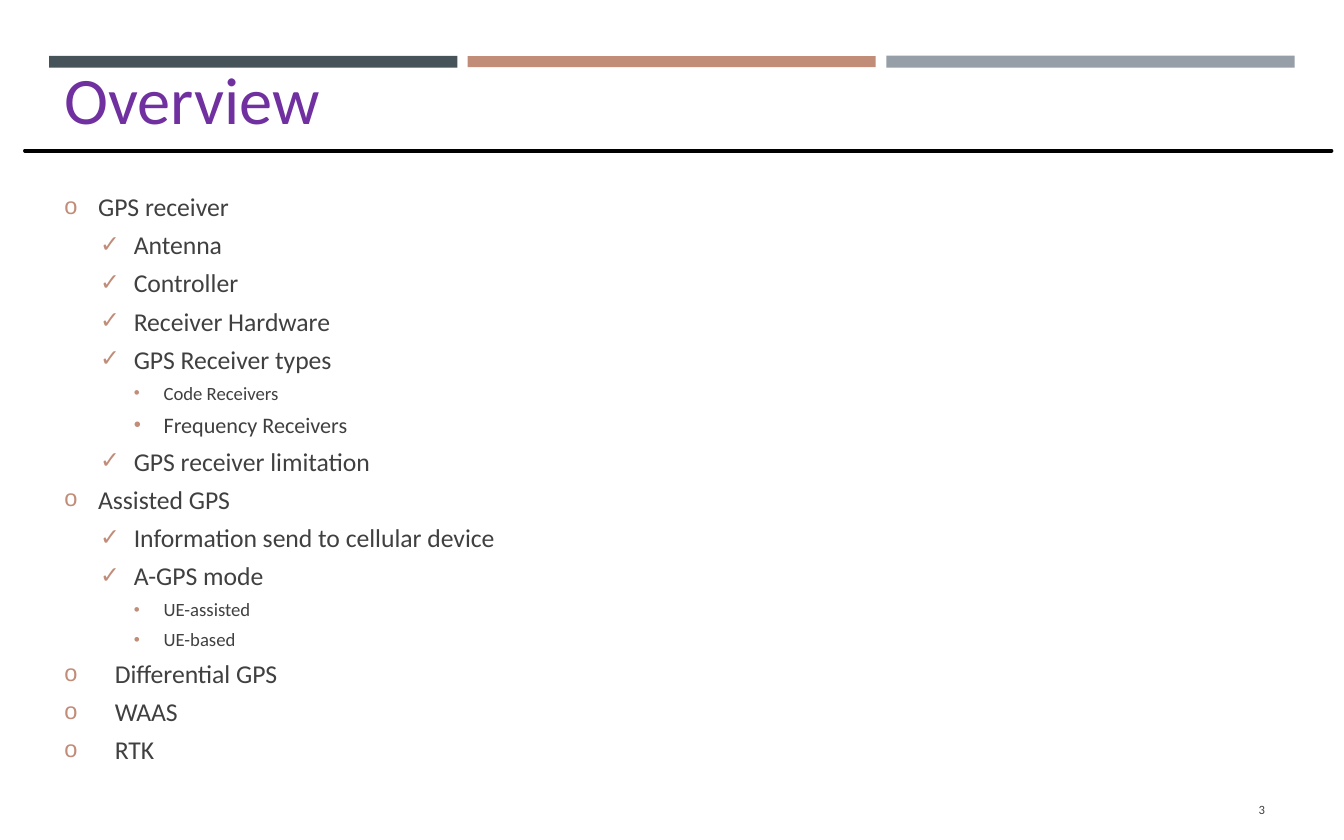
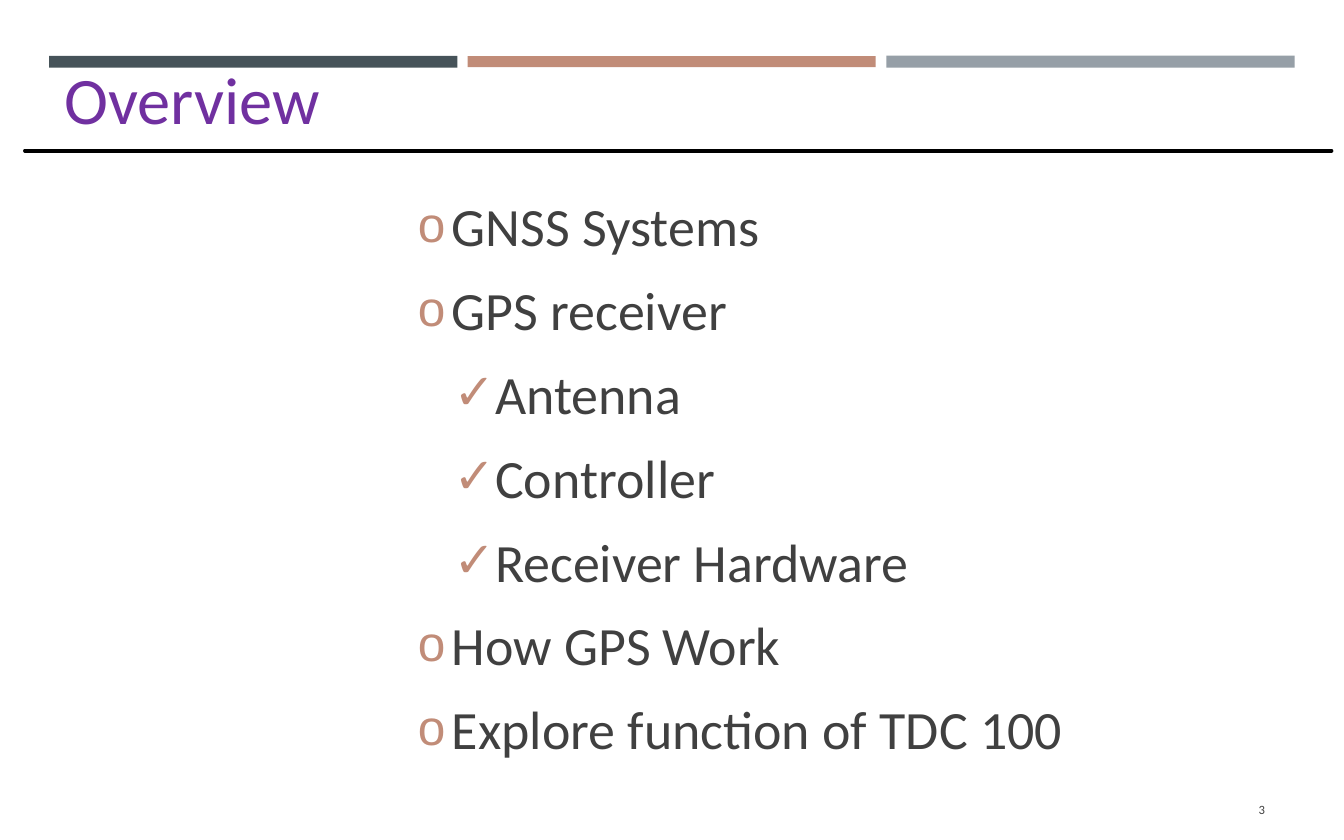
Before and after one commit to gisynw/Field_Techniques, a slide deck: slide 3 of docs/Lectures/Week06/Lecture05_GEOG3319_Receivers.pptx. Drawn at 1344x840 pixels with LibreOffice and Linux fonts; fonts in the diff are those of the drawing. Boxes give left, top, right and bottom in pixels: in the first picture for what was removed or moved away, otherwise in the second. Text is boxed around its words. In the diff, an @@ line names an element or a change of style, - is before the commit and + after.

Commit message:
update gps

```diff
--- a/docs/Lectures/Week06/Lecture05_GEOG3319_Receivers.pptx
+++ b/docs/Lectures/Week06/Lecture05_GEOG3319_Receivers.pptx
@@ text "GNSS Systems": place and size @@
-text "GNSS Systems" at box(98, 198, 494, 759)
+text "GNSS Systems" at box(452, 211, 1062, 758)
@@ text at box(452, 211, 759, 255): paragraph added @@
+o GNSS Systems
@@ text at box(452, 293, 909, 583): size 12.3 to 26 pt in "GPS receiver", "Antenna", "Controller", "Receiver Hardware"; line spacing 0.8 to 1; more space between paragraphs @@
@@ text at box(452, 627, 1062, 758): text changed; size 12.3 to 26 pt @@
-  ✓ GPS Receiver types
-    • Code Receivers
-    • Frequency Receivers
-  ✓ GPS receiver limitation
-o Assisted GPS
-  ✓ Information send to cellular device
-  ✓ A-GPS mode
-    • UE-assisted
-    • UE-based
-    o Differential GPS
-    o WAAS
-    o RTK
+o How GPS Work
+o Explore function of TDC 100
```
Also in this commit, not shown: 10 other slides changed, 3 slides added, 1 slide removed.
